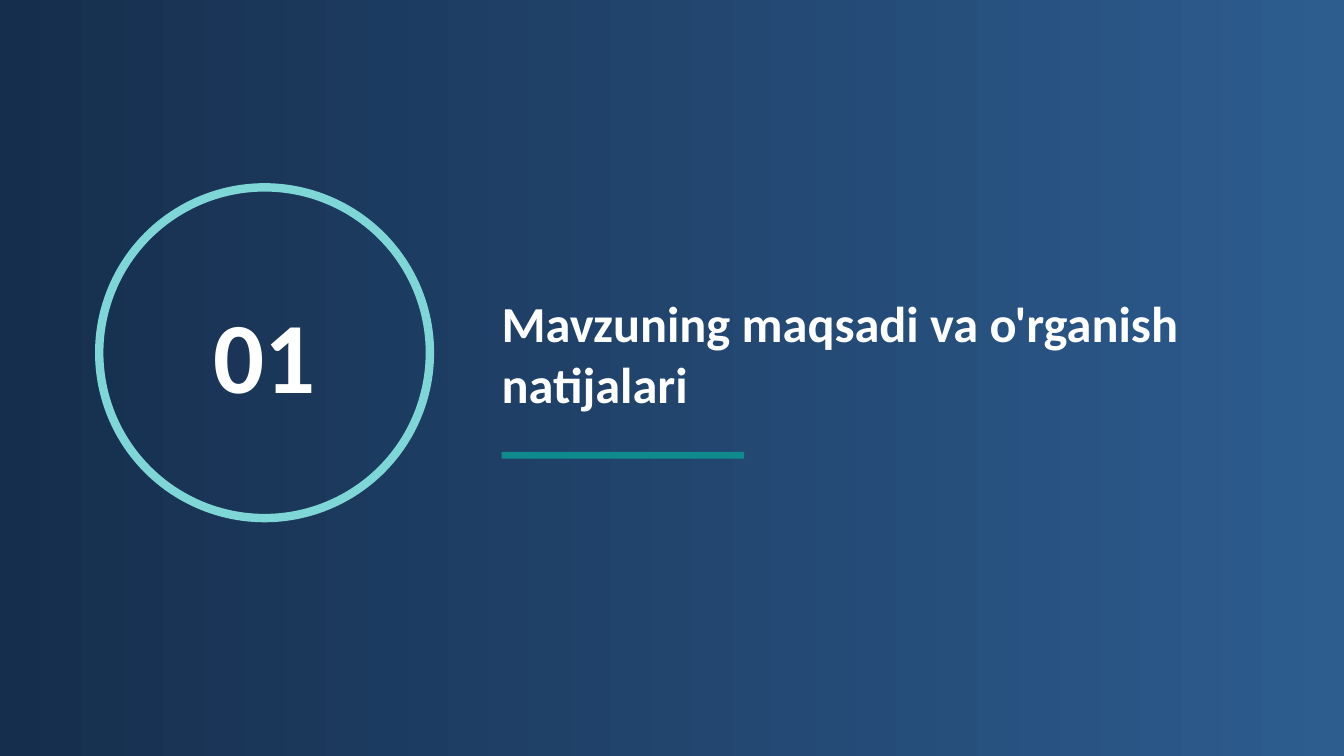
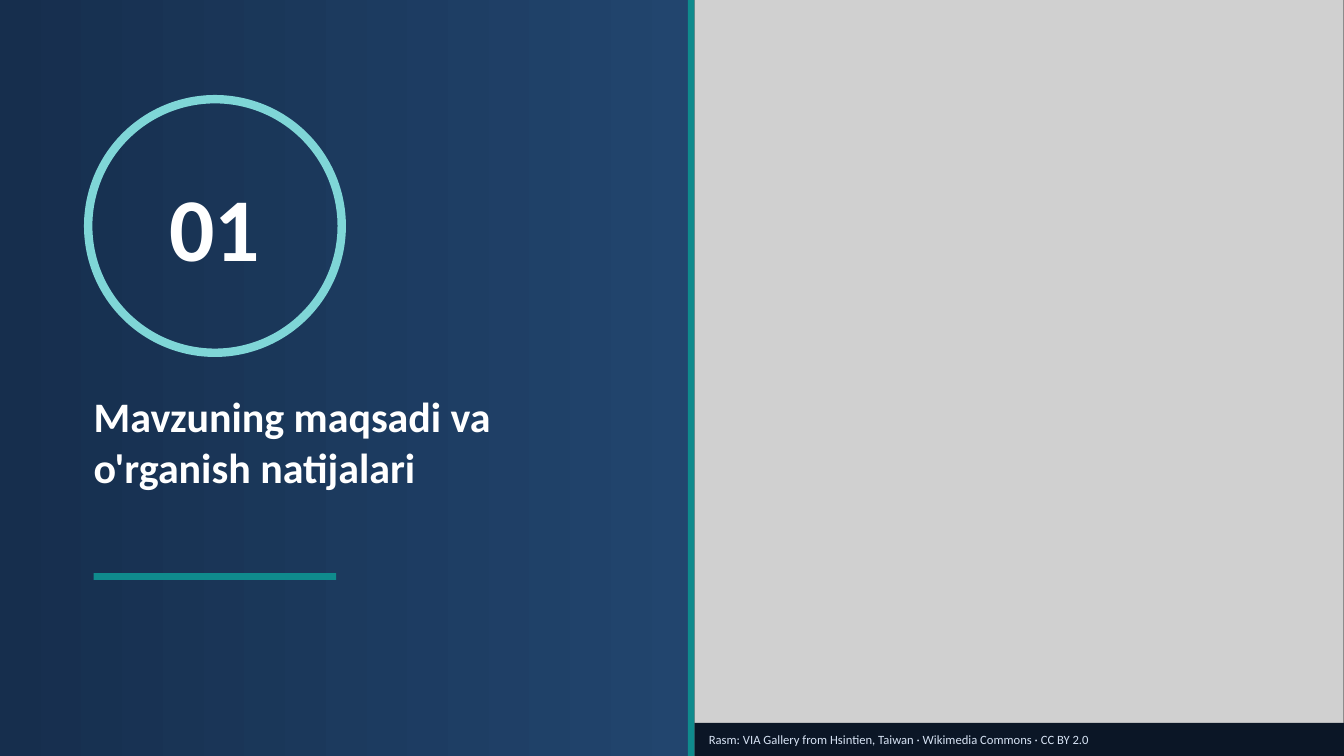
Before and after one commit to sayka7/ktm_labs, a slide deck: slide 3 of slaydlar/A2.pptx. Drawn at 1344x756 pixels with LibreOffice and Linux fonts; fonts in the diff are those of the drawing; grey boxes stand for pictures. Boxes give left, top, right and bottom in pixels: in the first picture for what was removed or moved away, otherwise in the second. Text is boxed around its words. In the diff, an @@ line names an element or a change of style, - is before the commit and + after.

```diff
--- a/slaydlar/A2.pptx
+++ b/slaydlar/A2.pptx
@@ rectangle: place and size @@
-rectangle at (502,452,745,459)
+rectangle at (688,0,695,756)
@@ picture added at (695,0,1344,756) @@
@@ text "01": place and size @@
-text "01" at (213,327,315,394)
+text "01" at (170,202,261,262)
@@ text "01" at (170,202,261,262): size 72 to 64 pt @@
@@ ellipse: place and size @@
-ellipse at (99,188,430,518)
+ellipse at (88,99,342,353)
@@ text "Mavzuning maqsadi va o'rganish natijalari": place and size @@
-text "Mavzuning maqsadi va o'rganish natijalari" at (502,306,1178,412)
+text "Mavzuning maqsadi va o'rganish natijalari" at (94,402,491,490)
@@ text "Mavzuning maqsadi va o'rganish natijalari" at (94,402,491,490): size 36 to 30 pt; vertical alignment middle to top @@
@@ rectangle added at (94,574,337,581), fill #0F8B8D @@
@@ rectangle added at (695,723,1344,756), fill #0B1626 @@
@@ text added at (709,735,1089,746), 9 pt, text #D7E3F4 @@
+Rasm: VIA Gallery from Hsintien, Taiwan · Wikimedia Commons · CC BY 2.0
```
Also in this commit, not shown: 6 other slides changed, 3 slides added, 15 slides removed, 21 other files.
